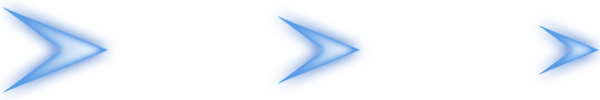
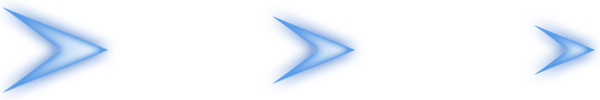
The second 600 x 100 image is a revision of the first. Changes to its layers:
added layer "3" above "2" over [534, 25, 595, 75]
painted on "2" over [272, 16, 599, 84]
removed layer "2" (2nd of 2) over [277, 16, 360, 84]
